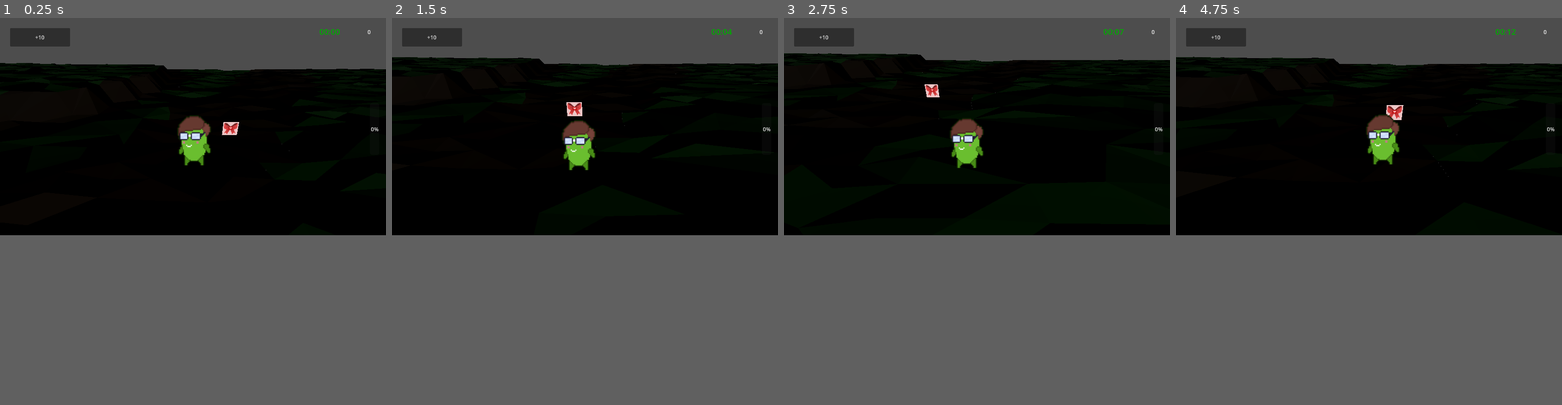
Above: before the commit, frames 1-4 (left to right).
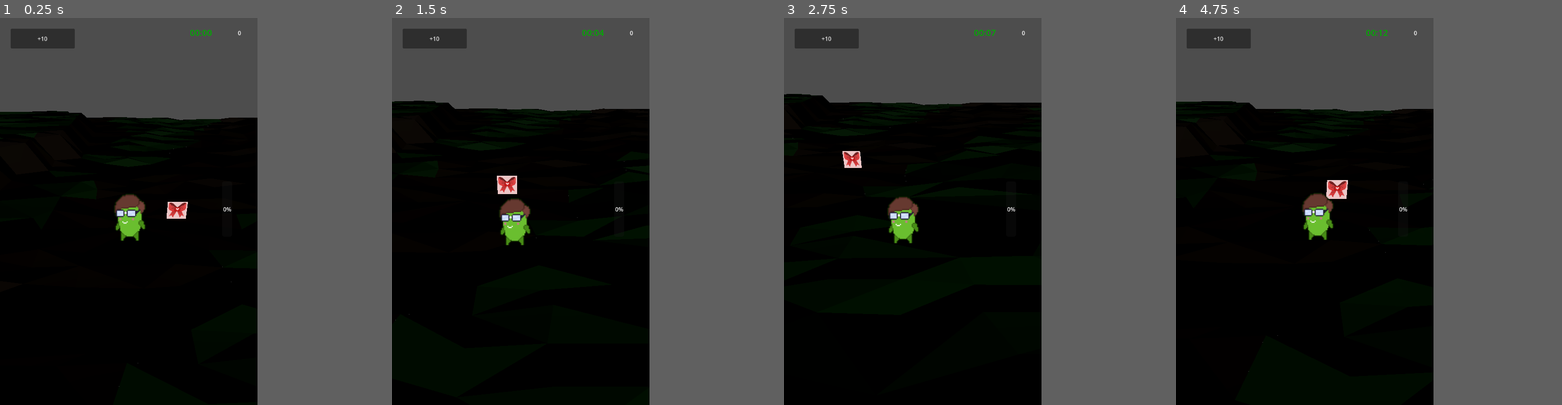
Above: after the commit, the same moments.

Repository: b-yacante/wild-shelter
Game: Godot game, scene res://Scenes/main.tscn
The game is run twice, just before and just after one commit, with the same random seed, the same clock (stepped at 60 frames per second) and the same inputs.
Inputs:
- Up to frame 1 (0.25 s): no input
- Up to frame 2 (1.5 s): tap Enter (ui_accept) at 0.5, 0.6, 0.77, 1.07, 1.35 s; hold Right (ui_right) 0.53-1.28 s; hold Down (ui_down) from 1.28 s (still down)
- Up to frame 3 (2.75 s): tap Enter (ui_accept) at 1.52, 1.82, 2.1 s; release Down (ui_down) at 2.03 s; hold Right (ui_right) from 2.03 s (still down)
- Up to frame 4 (4.75 s): release Right (ui_right) at 2.78 s; hold Up (ui_up) 2.78-3.53 s; tap Enter (ui_accept) at 2.85, 3.02, 3.32, 3.6, 3.77, 4.07, 4.35, 4.52 s; hold Left (ui_left) from 3.53 s (still down)
In our replay, the window is 799x449 before the commit and 533x800 after it. These sizes can differ from the game's own. Grey fills any space a smaller window leaves; there, only what the larger window draws over its background counts as a difference.

The runs differ from the first frame. In frame 1, 15% of the frame differs, in the area x 0-100%, y 0-96%; in frame 2, 14%; in frame 3, 13%; in frame 4, 14%.

Commit message:
change config project

Diff:
--- a/Scenes/Player/character.tscn
+++ b/Scenes/Player/character.tscn
@@ -14,7 +14,7 @@
 script = ExtResource("1_047c5")
 
 [node name="CharacterCamera" type="Camera3D" parent="."]
-transform = Transform3D(1, 0, 0, 0, 0.866025, 0.5, 0, -0.5, 0.866025, 0, 3, 4)
+transform = Transform3D(1, 0, 0, 0, 0.866025, 0.5, 0, -0.5, 0.866025, 0, 5, 8)
 script = ExtResource("2_hvw7d")
 offset = 0.5
 
--- a/Scenes/main.tscn
+++ b/Scenes/main.tscn
@@ -68,19 +68,30 @@
 text = "+10"
 
 [node name="ProgressBar" type="ProgressBar" parent="HUB"]
-layout_mode = 0
-offset_left = 1104.0
-offset_top = 254.0
-offset_right = 1132.0
-offset_bottom = 408.0
+layout_mode = 1
+anchors_preset = 6
+anchor_left = 1.0
+anchor_top = 0.5
+anchor_right = 1.0
+anchor_bottom = 0.5
+offset_left = -99.0
+offset_top = -84.0
+offset_right = -71.0
+offset_bottom = 70.0
+grow_horizontal = 0
+grow_vertical = 2
 fill_mode = 3
 
 [node name="Time label" type="Label" parent="HUB"]
-layout_mode = 0
-offset_left = 946.0
+layout_mode = 1
+anchors_preset = 1
+anchor_left = 1.0
+anchor_right = 1.0
+offset_left = -196.0
 offset_top = 21.0
-offset_right = 1021.0
+offset_right = -121.0
 offset_bottom = 62.0
+grow_horizontal = 0
 text = "00:00"
 label_settings = SubResource("LabelSettings_c0l7r")
 horizontal_alignment = 1
--- a/project.godot
+++ b/project.godot
@@ -21,12 +21,27 @@
 SaveData="*res://Scripts/save_data.gd"
 TimeSystem="*res://Scripts/time_system.gd"
 
+[display]
+
+window/size/viewport_width=720
+window/size/viewport_height=1080
+window/stretch/aspect="keep_height"
+window/handheld/orientation=1
+
 [filesystem]
 
 import/blender/enabled=false
 
 [input]
 
+ui_accept={
+"deadzone": 0.5,
+"events": [Object(InputEventKey,"resource_local_to_scene":false,"resource_name":"","device":0,"window_id":0,"alt_pressed":false,"shift_pressed":false,"ctrl_pressed":false,"meta_pressed":false,"pressed":false,"keycode":4194309,"physical_keycode":0,"key_label":0,"unicode":0,"location":0,"echo":false,"script":null)
+, Object(InputEventKey,"resource_local_to_scene":false,"resource_name":"","device":0,"window_id":0,"alt_pressed":false,"shift_pressed":false,"ctrl_pressed":false,"meta_pressed":false,"pressed":false,"keycode":4194310,"physical_keycode":0,"key_label":0,"unicode":0,"location":0,"echo":false,"script":null)
+, Object(InputEventKey,"resource_local_to_scene":false,"resource_name":"","device":0,"window_id":0,"alt_pressed":false,"shift_pressed":false,"ctrl_pressed":false,"meta_pressed":false,"pressed":false,"keycode":32,"physical_keycode":0,"key_label":0,"unicode":32,"location":0,"echo":false,"script":null)
+, Object(InputEventKey,"resource_local_to_scene":false,"resource_name":"","device":-1,"window_id":0,"alt_pressed":false,"shift_pressed":false,"ctrl_pressed":false,"meta_pressed":false,"pressed":false,"keycode":0,"physical_keycode":69,"key_label":0,"unicode":101,"location":0,"echo":false,"script":null)
+]
+}
 ui_left={
 "deadzone": 0.5,
 "events": [Object(InputEventKey,"resource_local_to_scene":false,"resource_name":"","device":0,"window_id":0,"alt_presse …(194 unchanged characters)…
